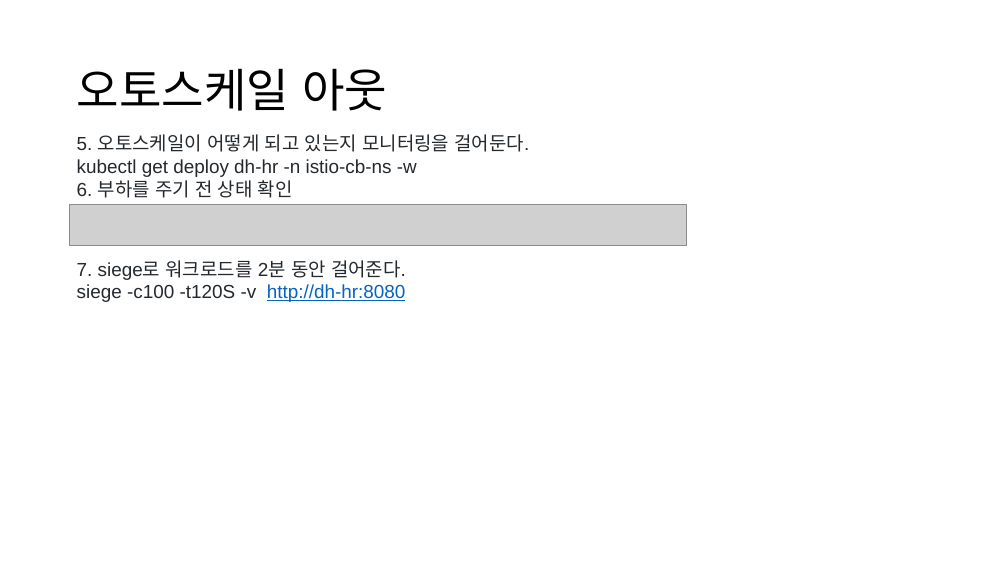
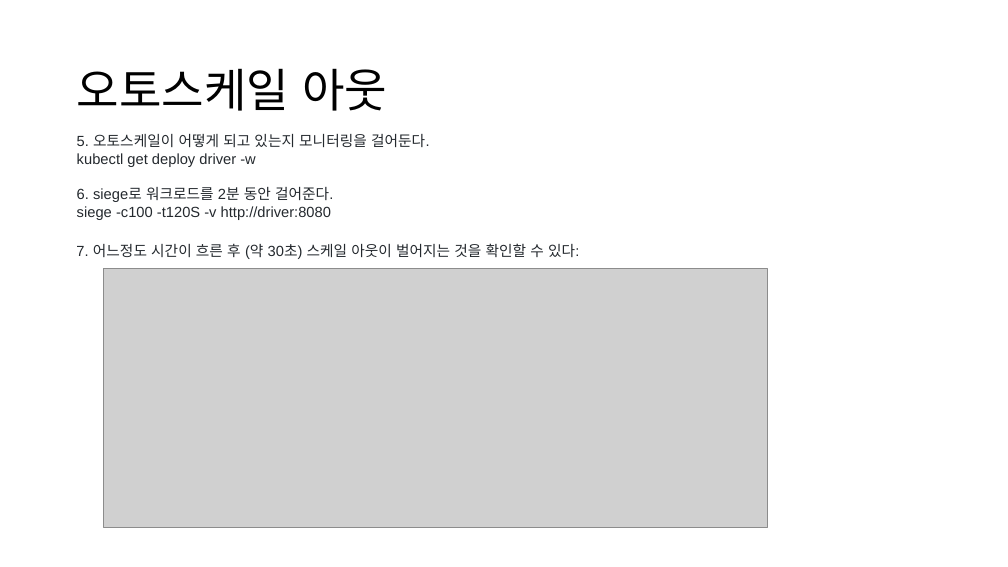
Before and after one commit to eoboon/DCNA-AWS, a slide deck: slide 37 of hTaxi_v0.2.pptx (slide 43 before the commit). Drawn at 1008x567 pixels with LibreOffice and Linux fonts; fonts in the diff are those of the drawing; grey boxes stand for pictures. Boxes give left, top, right and bottom in pixels: in the first picture for what was removed or moved away, otherwise in the second. Text is boxed around its words. In the diff, an @@ line names an element or a change of style, - is before the commit and + after.

```diff
--- a/hTaxi_v0.2.pptx
+++ b/hTaxi_v0.2.pptx
@@ text at bbox=[77, 134, 430, 147]: size 18 to 14 pt in "5. 오토스케일이 어떻게 되고 있는지 모니터링을 걸어둔다." @@
@@ text at bbox=[77, 153, 333, 220]: text changed; size 18 to 14 pt @@
-kubectl get deploy dh-hr -n istio-cb-ns -w
-6. 부하를 주기 전 상태 확인
+kubectl get deploy driver -w
+6. siege로 워크로드를 2분 동안 걸어준다.
+siege -c100 -t120S -v http://driver:8080
@@ picture removed at bbox=[70, 205, 687, 246] @@
@@ text added at bbox=[76, 243, 580, 259], 14 pt, text #24292E @@
+7. 어느정도 시간이 흐른 후 (약 30초) 스케일 아웃이 벌어지는 것을 확인할 수 있다:
@@ text removed at bbox=[77, 260, 406, 302] @@
-7. siege로 워크로드를 2분 동안 걸어준다.
-siege -c100 -t120S -v http://dh-hr:8080
@@ picture added at bbox=[104, 268, 767, 527] @@
```
Also in this commit, not shown: 7 other slides changed, 2 slides added, 4 slides removed, 3 other files.
